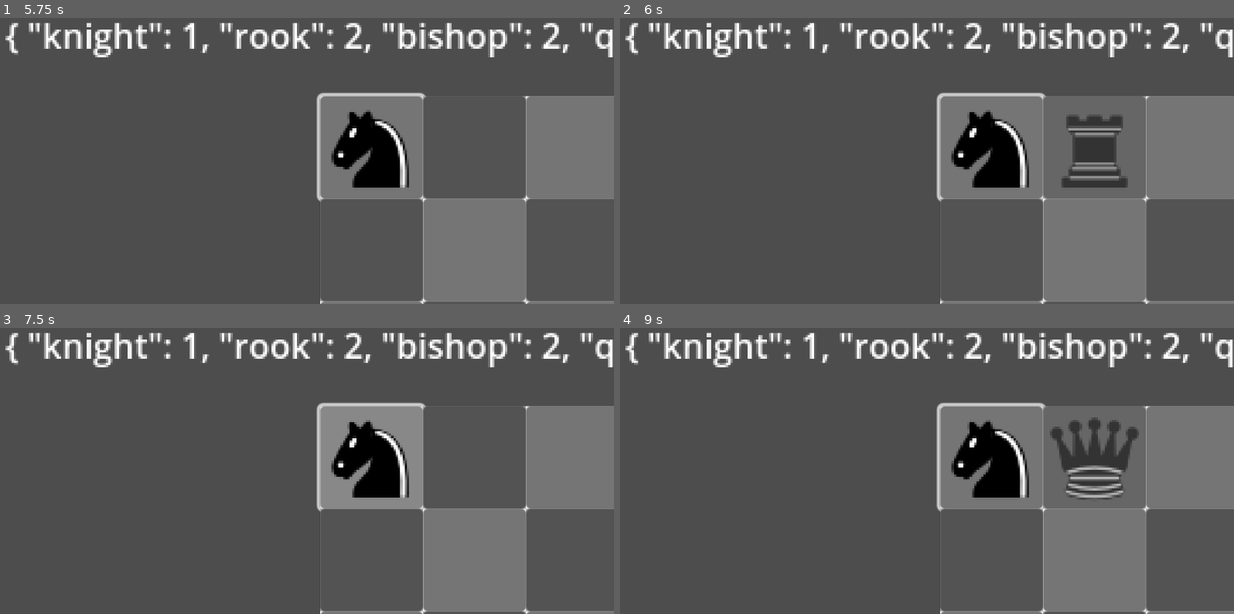
Above: before the commit, frames 1-4 (two rows, left to right).
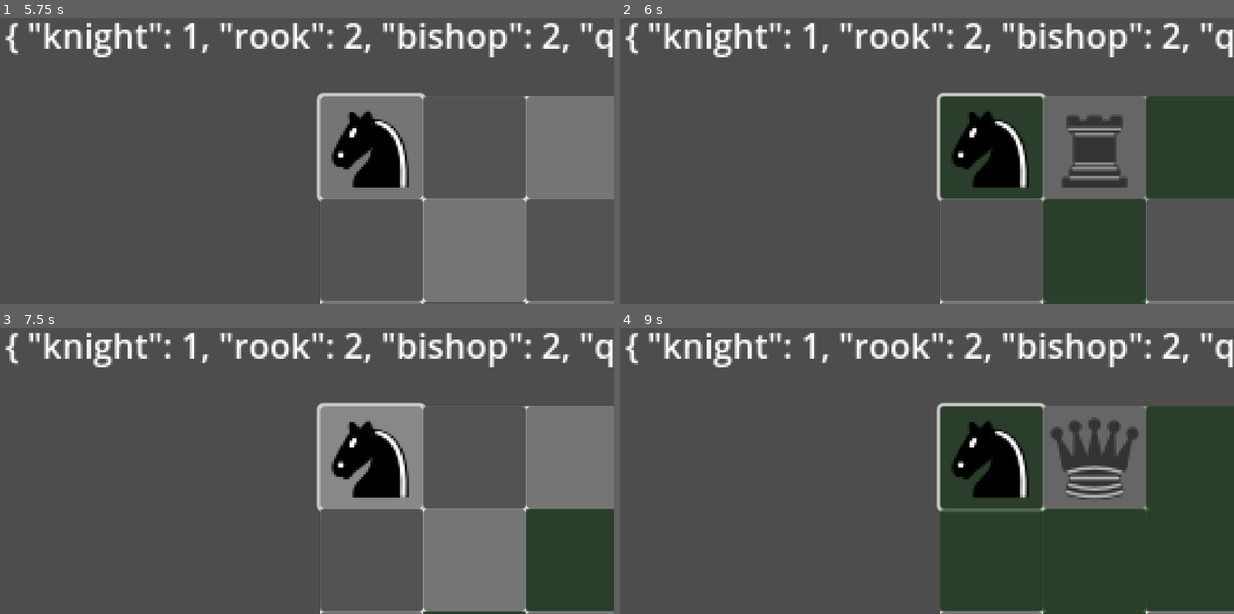
Above: after the commit, the same moments.

Repository: Noelithub77/Chessialo
Game: Godot game, scene res://main.tscn
Same seed, same stepped clock (60 frames per second), same inputs: the game is played once before the commit and once after it.
Inputs (mouse positions are in pixels of both pictures, inside the frame that each line leads up to):
- Up to frame 1 (5.75 s): click (374, 146) at 0.52 s; click (374, 146) at 1.27 s; click (374, 146) at 2.02 s; tap Enter at 2.75, 4.25 s; move the mouse to (442, 112) at 2.77 s; tap B (b) at 2.85 s; tap K (k) at 3.05, 3.6 s; tap Space at 3.5, 5 s; move the mouse to (184, 149) at 3.52 s; tap P (p) at 3.8, 4.35 s; move the mouse to (368, 55) at 4.27 s; tap Q (q) at 4.55, 5.1 s; move the mouse to (276, 201) at 5.02 s; tap R (r) at 5.3 s
- Up to frame 2 (6 s): tap Enter at 5.75 s; move the mouse to (1111, 183) at 5.77 s; tap R (r) at 5.85 s
- Up to frame 3 (7.5 s): tap B (b) at 6.05, 6.6 s; tap Space at 6.5 s; move the mouse to (116, 388) at 6.52 s; tap K (k) at 6.8, 7.35 s; move the mouse to (337, 439) at 7.27 s
- Up to frame 4 (9 s): tap P (p) at 7.55, 8.1 s; move the mouse to (834, 353) at 8.02 s; tap Q (q) at 8.3, 8.85 s; move the mouse to (1062, 422) at 8.77 s

Frame 1 is identical in both runs. In frame 2, 15% of the frame differs, in the area x 52-100%, y 27-100%; in frame 3, 5.4%; in frame 4, 26%.

Commit message:
gave the highlight feature

Diff:
--- a/board.gd
+++ b/board.gd
@@ -8,6 +8,8 @@
 var occupied_squares = {}
 var occupied_by_piece = {}
 var preview_opacity = 0.5
+var highlight_color = Color(0.2, 0.8, 0.2, 0.3)  # Semi-transparent green
+var original_colors = {}
 
 func _ready():
 	create_grid()
@@ -47,16 +49,38 @@
 		return grid[index]
 	return null
 
+func highlight_squares(positions: Array[Vector2]):
+	clear_highlights()
+	for pos in positions:
+		var square = get_square(pos)
+		if square:
+			var color_rect = square.get_node("ColorRect")
+			original_colors[pos] = color_rect.color
+			color_rect.color = highlight_color
+
+func clear_highlights():
+	for pos in original_colors.keys():
+		var square = get_square(pos)
+		if square:
+			var color_rect = square.get_node("ColorRect")
+			color_rect.color = original_colors[pos]
+	original_colors.clear()
+
 func _on_button_mouse_entered(grid_pos: Vector2):
 	var square = get_square(grid_pos)
-	if square and !occupied_squares[grid_pos]:
-		var texture_rect = square.get_node("ColorRect/ContentTextureRect")
-		# Get the owner (main scene) to access the active piece and textures
+	if square:
 		var main = get_tree().get_root().get_node("Main")
 		if main.active_piece_type != "none":
-			texture_rect.texture = main.textures[main.active_piece_type]
-			texture_rect.visible = true
-			texture_rect.modulate.a = preview_opacity
+			# Show piece preview
+			if !occupied_squares[grid_pos]:
+				var texture_rect = square.get_node("ColorRect/ContentTextureRect")
+				texture_rect.texture = main.textures[main.active_piece_type]
+				texture_rect.visible = true
+				texture_rect.modulate.a = preview_opacity
+
+			# Show move highlights
+			var moves = main.get_moves(main.active_piece_type, grid_pos)
+			highlight_squares(moves)
 
 func _on_button_mouse_exited(grid_pos: Vector2):
 	var square = get_square(grid_pos)
@@ -64,3 +88,5 @@
 		var texture_rect = square.get_node("ColorRect/ContentTextureRect")
 		texture_rect.texture = null
 		texture_rect.visible = false
+		texture_rect.modulate.a = 1
+	clear_highlights()
--- a/main.gd
+++ b/main.gd
@@ -52,9 +52,6 @@
 func _process(_delta):
 	if Input.is_action_just_pressed("use_piece"):
 		get_piece()
-	# var is_pressed = board.is_square_pressed(Vector2(0,0))
-	# if is_pressed:
-	# 	print("Button is pressed!")
 
 func get_piece():
 	for key in piece_types.keys():
@@ -79,6 +76,7 @@
 func _on_square_clicked(grid_pos: Vector2):
 	if active_piece_type != "none":
 		place_piece(grid_pos)
+		board.clear_highlights()
 
 func place_piece(grid_pos : Vector2):
 	if !board.occupied_squares.get(grid_pos, false):
